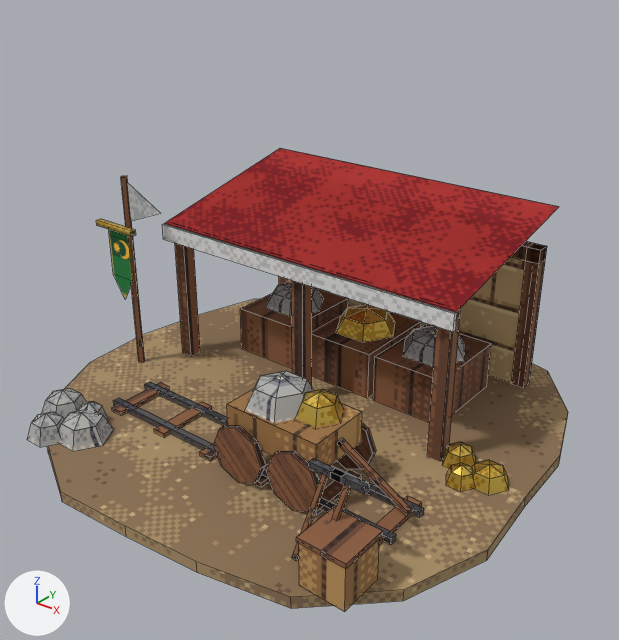
Before and after pictures for a commit that changed the Blender file art_source/blender/saracens/mining_camp.blend.
Rendered twice from a 50 mm camera at (3.33, -4.14, 3.34) aimed at (0.1, -0.11, 0.84). Arrows for +X, +Y and +Z are at lower left; the lights stay in place. The first picture is the older version. Mesh edges are drawn as thin lines.

Names of what the first picture shows: 'saracens_mining_camp'.
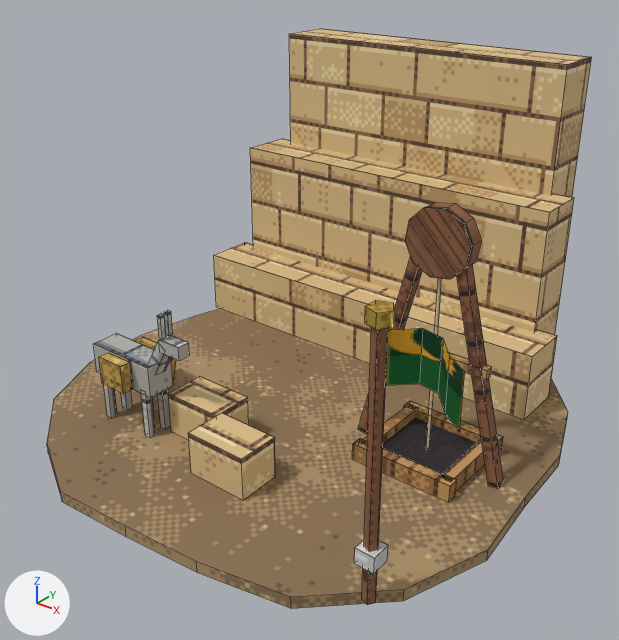
What the commit changed:
Picture 'PE_Thatch' (img_pe_thatch) is new.
Picture 'PE_Window' (img_pe_window) is new.
Picture 'PE_Felt' (img_pe_felt) is new.
Material 'PE_Thatch' (mat_pe_thatch) is new.
Its texture is img_pe_thatch.
Its roughness is 1.0.
Material 'PE_Window' (mat_pe_window) is new.
Its texture is img_pe_window.
Its roughness is 0.6.
Material 'PE_Felt' (mat_pe_felt) is new.
Its texture is img_pe_felt.
Its roughness is 1.0.
me_saracens_mining_camp is used by ob_saracens_mining_camp; location (0.0, 0.0, 0.0).
me_saracens_mining_camp had 1273 vertices, 361 faces and spanned x -1.79..1.75, y -1.74..1.77, z 0.0..1.58.
me_saracens_mining_camp now has 669 vertices, 195 faces and spans x -1.79..1.94, y -1.74..1.9, z 0.0..2.38.
me_saracens_mining_camp part 1: the loose piece of 8 vertices spanning x 0.94..1.06, y -1.31..-1.14, z 0.07..0.64 is multiplied about its middle by the matrix ((2.66, 0.173, 0.159), (-0.127, 2.579, -0.68), (-0.198, 0.67, 2.577)), then moved by (-0.31, 1.22, 0.48).
me_saracens_mining_camp part 2: the loose piece of 8 vertices spanning x 1.09..1.21, y -1.31..-1.14, z 0.07..0.64 is multiplied about its middle by the matrix ((2.433, -0.167, -1.087), (-0.127, 2.579, -0.68), (1.092, 0.672, 2.342)), then moved by (0.16, 1.22, 0.48).
me_saracens_mining_camp part 3: 292 loose pieces with 1185 vertices, spanning x -1.64..1.59, y -1.53..1.3, z 0.08..1.58, are deleted.
me_saracens_mining_camp part 4: 12 vertices removed from x -0.61..-0.07, y -0.93..-0.47, z 0.08..0.1; 593 vertices added at x -1.7..1.94, y -1.42..1.9, z 0.08..2.38.
me_saracens_mining_camp no longer uses material mat_pe_clothred (picture img_pe_clothred).
me_saracens_mining_camp no longer uses material mat_pe_iron (picture img_pe_iron).
me_saracens_mining_camp gains material mat_pe_felt (picture img_pe_felt).
me_saracens_mining_camp gains material mat_pe_window (picture img_pe_window).
me_saracens_mining_camp gains material mat_pe_thatch (picture img_pe_thatch).

Boxes (x1, y1, x2, y2) around the edits, measured in the pictures (619 x 640 px; the box of a moved part takes in the faces that stretch with it):
'saracens_mining_camp', reshaped (25% taller)
    before: (28, 148, 568, 612)
    after: (47, 29, 591, 608)
part 1 of me_saracens_mining_camp, moved or reshaped
    before: (292, 474, 328, 561)
    after: (358, 256, 422, 433)
part 2 of me_saracens_mining_camp, moved or reshaped
    before: (332, 485, 351, 521)
    after: (457, 265, 504, 488)
part 3 of me_saracens_mining_camp, deleted
    before: (28, 148, 558, 612)
part 4 of me_saracens_mining_camp, built on
    before: (164, 406, 216, 461)
    after: (94, 29, 591, 605)
